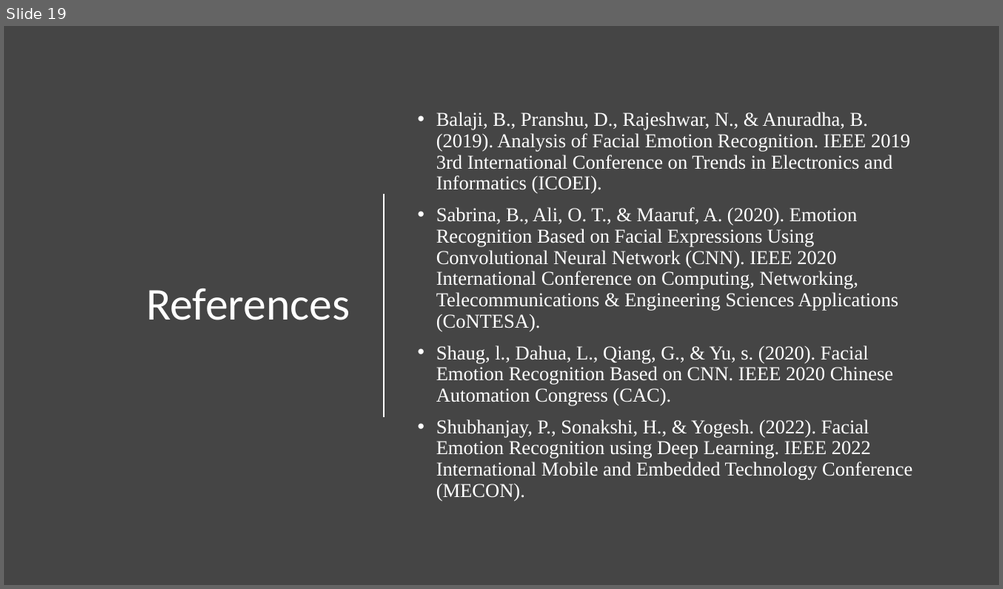
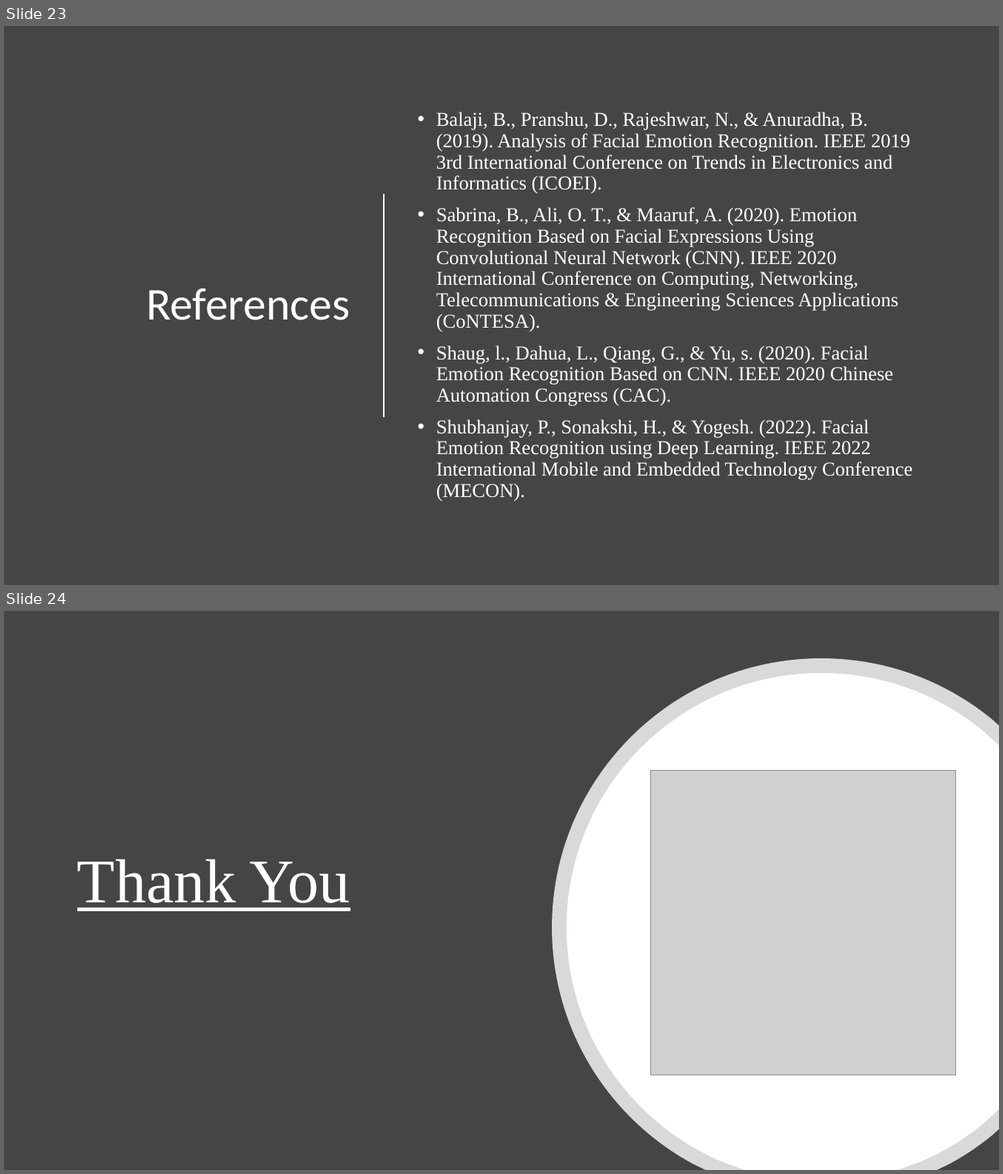
Before and after one commit to kinggovind/Final-Project, a slide deck: Facial Emotion Recognition.pptx. Shown one above the other, each under a label of ours: slide 19 before the commit, slides 23 and 24 after it. The pictures are 1003x589 and 1003x1174 pixels, drawn with LibreOffice and Linux fonts; fonts in the diff are those of the drawing; grey boxes stand for pictures. Boxes give left, top, right and bottom in pixels: in the first picture for what was removed or moved away, otherwise in the second. Text is boxed around its words. In the diff, an @@ line names an element or a change of style, - is before the commit and + after.

```diff
--- a/Facial Emotion Recognition.pptx
+++ b/Facial Emotion Recognition.pptx
@@ slide 24 added at bbox=[4, 611, 999, 1170], background #454545 @@
@@ freeform shape added at bbox=[552, 659, 999, 1170], fill #FFFFFF at 80% opacity @@
@@ freeform shape added at bbox=[566, 673, 999, 1170], fill #FFFFFF @@
@@ picture added at bbox=[651, 771, 956, 1075] @@
@@ text added at bbox=[77, 859, 350, 911], 60 pt, text #FFFFFF, underline @@
+Thank You
@@ what was slide 19 is now slide 23 @@
```
Also in this commit, not shown: 5 slides changed, 6 other slides added, 2 slides removed.
